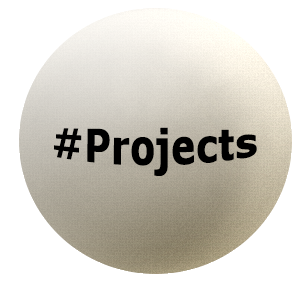
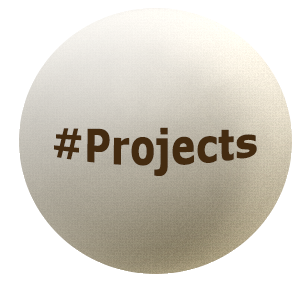
The second 306x290 image is a revision of the first. Changes to its layers:
painted on "#Projects" over [54, 127, 257, 176]
